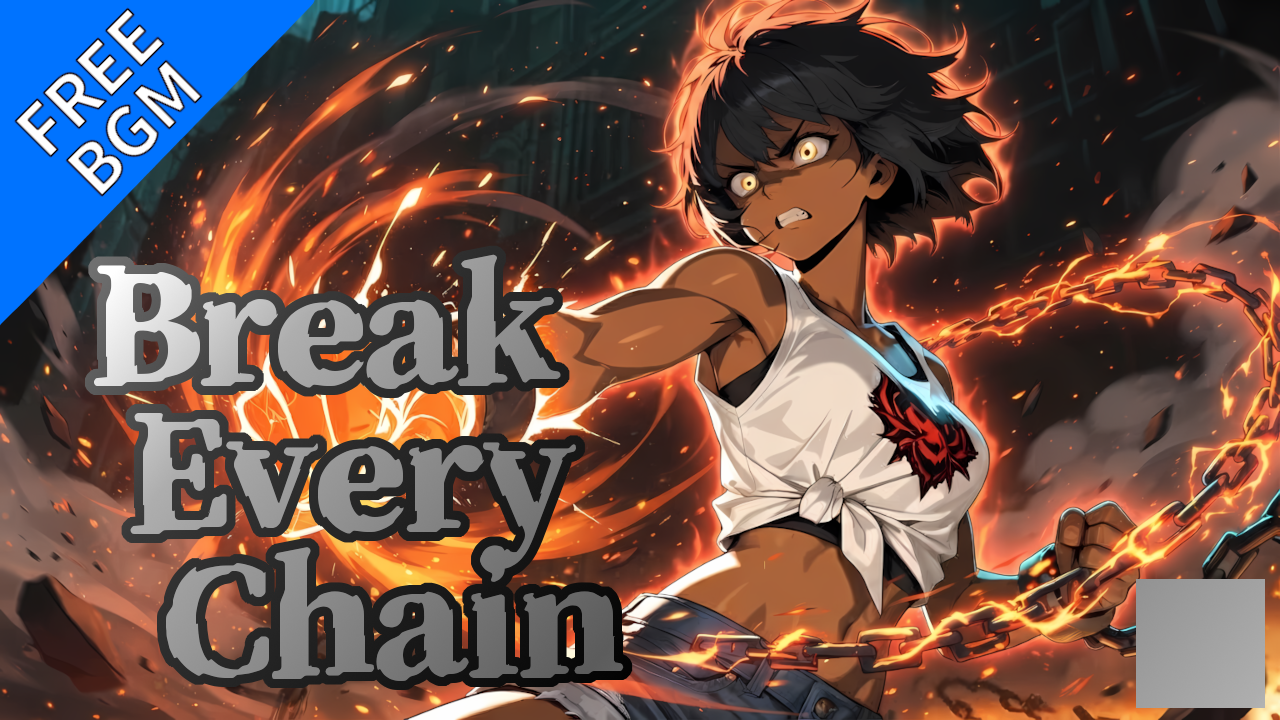
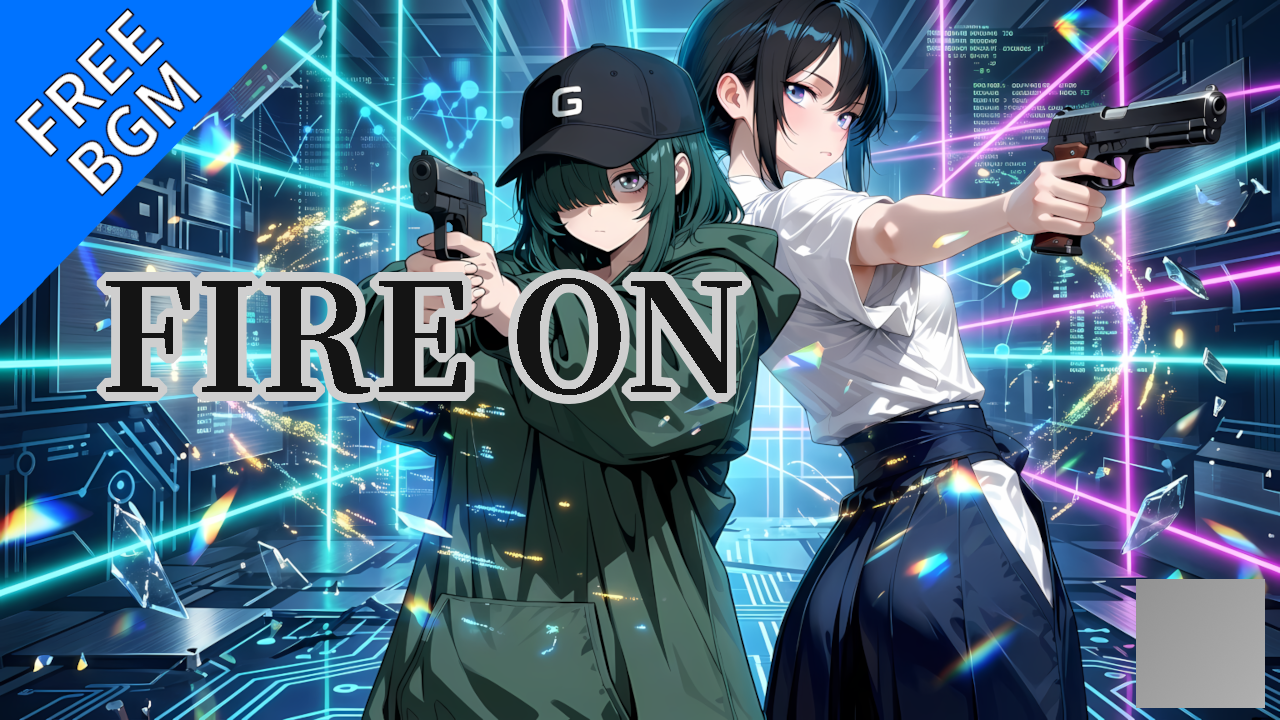
Layered file, before and after one edit (1280x720). Changes by layer:
painted on "テキストレイヤー" over [94, 254, 751, 681]
hid "レイヤー" over [85, 245, 633, 690]
added layer "FIRE_ON_keyvisual.png" above "Break_Every_Chain_keyvisual.png" over [0, 0, 1280, 720]
